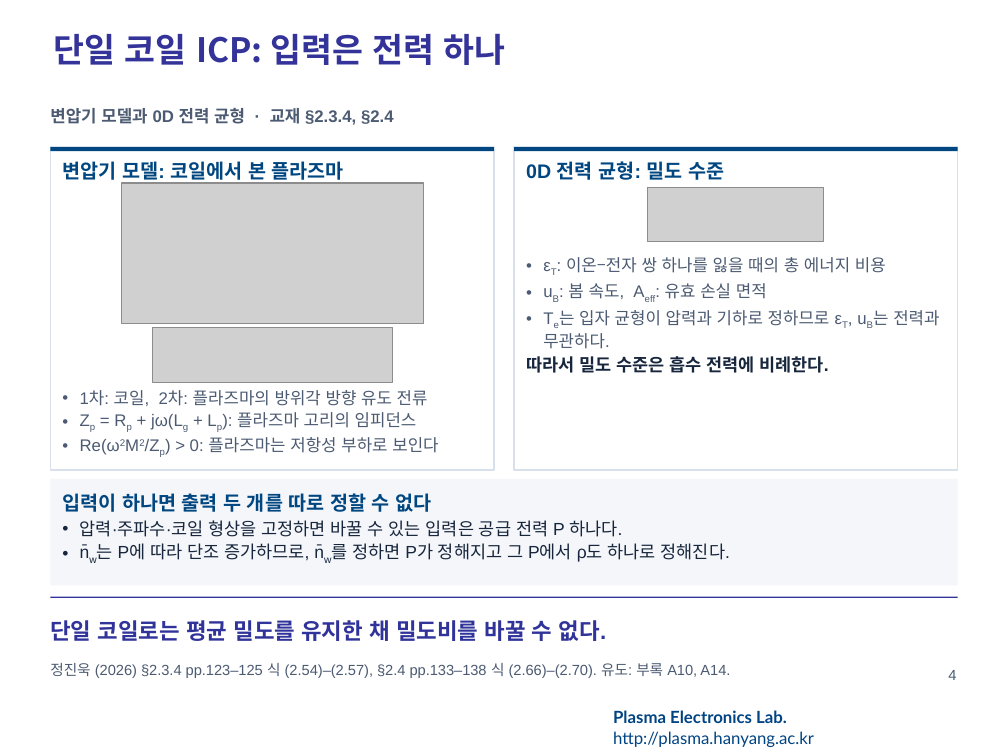
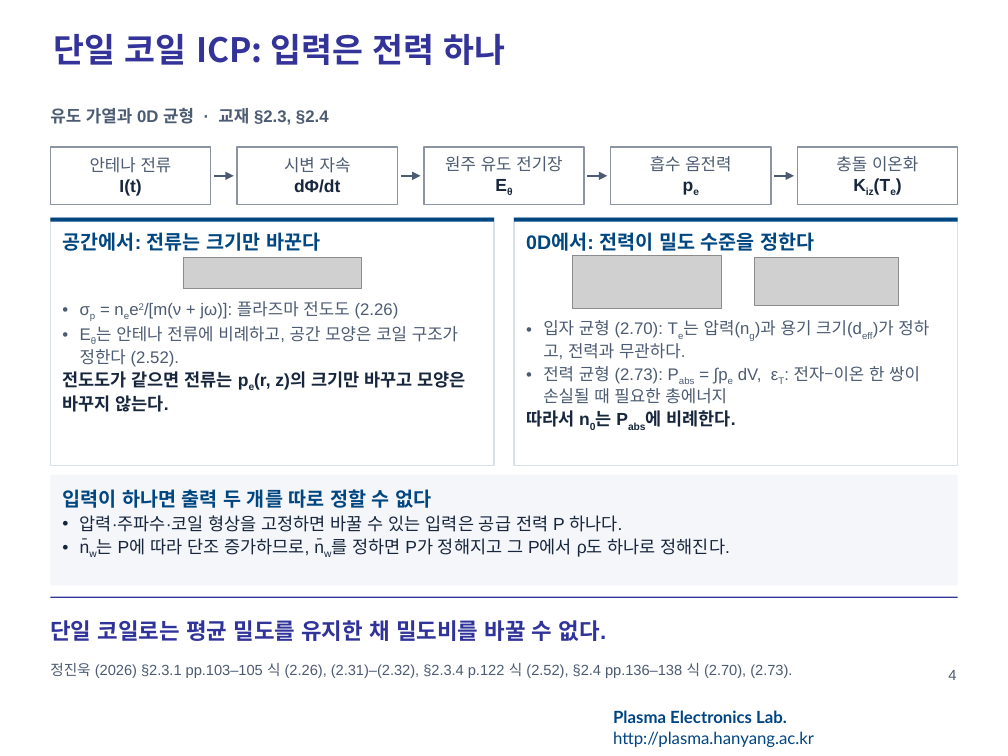
Before and after one commit to garlicjam-pyo/plasma, a slide deck: slide 4 of presentations/1차발표_README반영판.pptx. Drawn at 1008x756 pixels with LibreOffice and Linux fonts; fonts in the diff are those of the drawing; grey boxes stand for pictures; background and template pictures are left out. Boxes give left, top, right and bottom in pixels: in the first picture for what was removed or moved away, otherwise in the second. Text is boxed around its words. In the diff, an @@ line names an element or a change of style, - is before the commit and + after.

```diff
--- a/presentations/1차발표_README반영판.pptx
+++ b/presentations/1차발표_README반영판.pptx
@@ text at [50,108,329,125]: text changed @@
-변압기 모델과 0D 전력 균형 · 교재 §2.3.4, §2.4
+유도 가열과 0D 균형 · 교재 §2.3, §2.4
@@ rectangle removed at [50,147,494,470] @@
-변압기 모델: 코일에서 본 플라즈마
@@ rectangle added at [50,147,211,205], outline #8C93A3 1 pt, 12 pt, text #4C5B72 @@
+안테나 전류
+I(t)
@@ rectangle added at [237,147,397,205], outline #8C93A3 1 pt, 12.5 pt, text #17263C, bold @@
+시변 자속
+dΦ/dt
@@ rectangle added at [423,147,584,205], outline #8C93A3 1 pt, 12 pt, text #4C5B72 @@
+원주 유도 전기장
+Eθ
@@ rectangle added at [611,147,771,205], outline #8C93A3 1 pt, 12 pt, text #4C5B72 @@
+흡수 옴전력
+pe
@@ rectangle added at [797,147,958,205], outline #8C93A3 1 pt, 12.5 pt, text #17263C, bold @@
+충돌 이온화
+Kiz(Te)
@@ arrow added from (214, 175) to (234, 175), #4C5B72 1.25 pt @@
@@ arrow added from (401, 175) to (420, 175), #4C5B72 1.25 pt @@
@@ arrow added from (588, 175) to (607, 175), #4C5B72 1.25 pt @@
@@ arrow added from (774, 175) to (794, 175), #4C5B72 1.25 pt @@
@@ picture removed at [121,183,423,324] @@
@@ picture removed at [648,187,825,242] @@
@@ rectangle: place and size @@
-rectangle at [50,147,494,151]
+rectangle at [50,218,494,222]
@@ rectangle added at [50,218,494,466], outline #D8E1EB 1 pt, 14 pt, text #004680, bold @@
+공간에서: 전류는 크기만 바꾼다
@@ rectangle: place and size @@
-rectangle at [514,147,958,151]
+rectangle at [514,218,958,222]
@@ rectangle "0D에서: 전력이 밀도 수준을 정한다": place and size @@
-rectangle "0D에서: 전력이 밀도 수준을 정한다" at [514,147,958,470]
+rectangle "0D에서: 전력이 밀도 수준을 정한다" at [514,218,958,466]
@@ text in rectangle at [526,232,814,251]: text changed @@
-0D 전력 균형: 밀도 수준
+0D에서: 전력이 밀도 수준을 정한다
@@ picture added at [183,257,362,288] @@
@@ picture added at [573,255,721,308] @@
@@ picture added at [754,258,898,306] @@
@@ text added at [62,301,465,412], 12 pt, text #4C5B72 @@
+• σp = nee2/[m(ν + jω)]: 플라즈마 전도도 (2.26)
+• Eθ는 안테나 전류에 비례하고, 공간 모양은 코일 구조가 정한다 (2.52).
+전도도가 같으면 전류는 pe(r, z)의 크기만 바꾸고 모양은 바꾸지 않는다.
@@ picture removed at [152,328,392,382] @@
@@ text at [526,320,929,427]: text changed @@
-• εT: 이온–전자 쌍 하나를 잃을 때의 총 에너지 비용
-• uB: 봄 속도, Aeff: 유효 손실 면적
-• Te는 입자 균형이 압력과 기하로 정하므로 εT, uB는 전력과 무관하다.
-따라서 밀도 수준은 흡수 전력에 비례한다.
+• 입자 균형 (2.70): Te는 압력(ng)과 용기 크기(deff)가 정하고, 전력과 무관하다.
+• 전력 균형 (2.73): Pabs = ∫pe dV, εT: 전자–이온 한 쌍이 손실될 때 필요한 총에너지
+따라서 n0는 Pabs에 비례한다.
@@ text removed at [80,390,438,455] @@
-• 1차: 코일, 2차: 플라즈마의 방위각 방향 유도 전류
-• Zp = Rp + jω(Lg + Lp): 플라즈마 고리의 임피던스
-• Re(ω2M2/Zp) > 0: 플라즈마는 저항성 부하로 보인다
@@ rectangle "입력이 하나면 출력 두 개를 ...": place and size @@
-rectangle "입력이 하나면 출력 두 개를 ..." at [50,479,958,586]
+rectangle "입력이 하나면 출력 두 개를 ..." at [50,475,958,586]
@@ text at [50,663,792,678]: text changed @@
-정진욱 (2026) §2.3.4 pp.123–125 식 (2.54)–(2.57), §2.4 pp.133–138 식 (2.66)–(2.70). 유도: 부록 A10, A14.
+정진욱 (2026) §2.3.1 pp.103–105 식 (2.26), (2.31)–(2.32), §2.3.4 p.122 식 (2.52), §2.4 pp.136–138 식 (2.70), (2.73).
```
Also in this commit, not shown: 2 other slides changed, 1 slide added, 3 slides removed, 6 other files.
